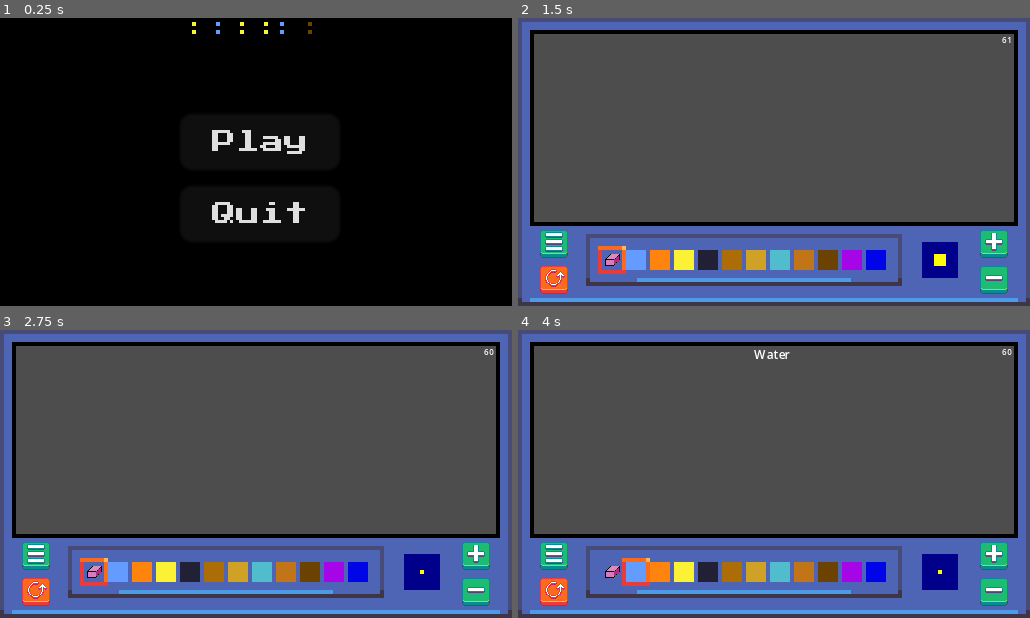
Above: before the commit, frames 1-4 (two rows, left to right).
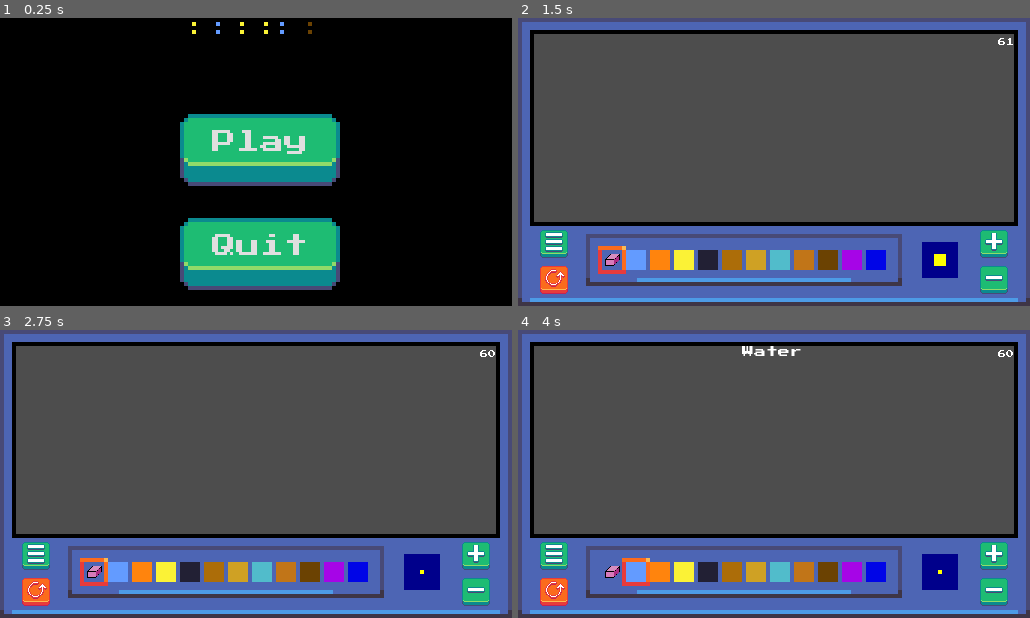
Above: after the commit, the same moments.

Repository: Loethor/pixel_simulation
Game: Godot game, scene res://scenes/title_screen.tscn
The game is run twice, just before and just after one commit, with the same random seed, the same clock (stepped at 60 frames per second) and the same inputs.
Inputs (mouse positions are in pixels of both pictures, inside the frame that each line leads up to):
- Up to frame 1 (0.25 s): no input
- Up to frame 2 (1.5 s): click "Play" at 0.5 s; click (994, 242) at 1.25 s
- Up to frame 3 (2.75 s): click (476, 592) at 2 s
- Up to frame 4 (4 s): click (610, 571) at 2.75 s; click (635, 571) at 3.52 s

The runs differ from the first frame. In frame 1, 15% of the frame differs, in the area x 35-67%, y 33-95%; in frame 2, less than 0.1%; in frame 3, less than 0.1%; in frame 4, 0.3%.

Commit message:
title buttons

Diff:
--- a/assets/themes/simulation.tres
+++ b/assets/themes/simulation.tres
@@ -1,18 +1,38 @@
-[gd_resource type="Theme" load_steps=5 format=3 uid="uid://cicgmfygx73mq"]
+[gd_resource type="Theme" load_steps=7 format=3 uid="uid://cicgmfygx73mq"]
 
-[ext_resource type="Texture2D" uid="uid://cd4cwfnskmo3n" path="res://assets/gui/buttons/normal_button.png" id="1_26tft"]
-[ext_resource type="Texture2D" uid="uid://c0uqoaa8xgxhv" path="res://assets/gui/buttons/normal_button_pressed.png" id="2_00gb8"]
+[ext_resource type="Texture2D" uid="uid://7ccct58me5u7" path="res://assets/gui/buttons/normal_button.png" id="1_fxjdt"]
+[ext_resource type="Texture2D" uid="uid://dudkkwedac8pa" path="res://assets/gui/buttons/normal_button_pressed.png" id="2_so4ug"]
 
-[sub_resource type="StyleBoxTexture" id="StyleBoxTexture_obpee"]
-texture = ExtResource("1_26tft")
-texture_margin_left = 3.0
-texture_margin_top = 3.0
-texture_margin_right = 3.0
-texture_margin_bottom = 3.0
+[sub_resource type="StyleBoxEmpty" id="StyleBoxEmpty_sku5m"]
 
-[sub_resource type="StyleBoxTexture" id="StyleBoxTexture_ds2ul"]
-texture = ExtResource("2_00gb8")
+[sub_resource type="StyleBoxTexture" id="StyleBoxTexture_4l36r"]
+content_margin_top = 4.0
+content_margin_bottom = 12.0
+texture = ExtResource("1_fxjdt")
+texture_margin_left = 2.0
+texture_margin_top = 2.0
+texture_margin_right = 2.0
+texture_margin_bottom = 11.0
+
+[sub_resource type="StyleBoxTexture" id="StyleBoxTexture_2jmau"]
+content_margin_top = 4.0
+content_margin_bottom = 12.0
+texture = ExtResource("1_fxjdt")
+texture_margin_left = 2.0
+texture_margin_top = 2.0
+texture_margin_right = 2.0
+texture_margin_bottom = 11.0
+
+[sub_resource type="StyleBoxTexture" id="StyleBoxTexture_lys7d"]
+content_margin_top = 8.0
+texture = ExtResource("2_so4ug")
+texture_margin_left = 2.0
+texture_margin_top = 2.0
+texture_margin_right = 2.0
+texture_margin_bottom = 11.0
 
 [resource]
-Button/styles/normal = SubResource("StyleBoxTexture_obpee")
-Button/styles/pressed = SubResource("StyleBoxTexture_ds2ul")
+Button/styles/focus = SubResource("StyleBoxEmpty_sku5m")
+Button/styles/hover = SubResource("StyleBoxTexture_4l36r")
+Button/styles/normal = SubResource("StyleBoxTexture_2jmau")
+Button/styles/pressed = SubResource("StyleBoxTexture_lys7d")
--- a/project.godot
+++ b/project.godot
@@ -65,6 +65,11 @@
 window/size/window_height_override=720
 window/stretch/mode="canvas_items"
 
+[gui]
+
+theme/custom="res://assets/themes/simulation.tres"
+theme/custom_font="res://assets/gui/PressStart2P-Regular.ttf"
+
 [input]
 
 place={
--- a/scenes/simulation_tile_map.tscn
+++ b/scenes/simulation_tile_map.tscn
@@ -23,6 +23,7 @@
 8:0/0 = 0
 1:2/0 = 0
 4:1/0 = 0
+6:2/0 = 0
 
 [sub_resource type="TileSet" id="TileSet_5rd86"]
 tile_size = Vector2i(1, 1)
Binary file changed: assets/gui/buttons/normal_button.png
Binary file changed: assets/gui/buttons/normal_button_pressed.png
Not shown: 1 places in scenes/gui.tscn that only renumber resources
Not shown: 1 places in scenes/main.tscn that only renumber resources
